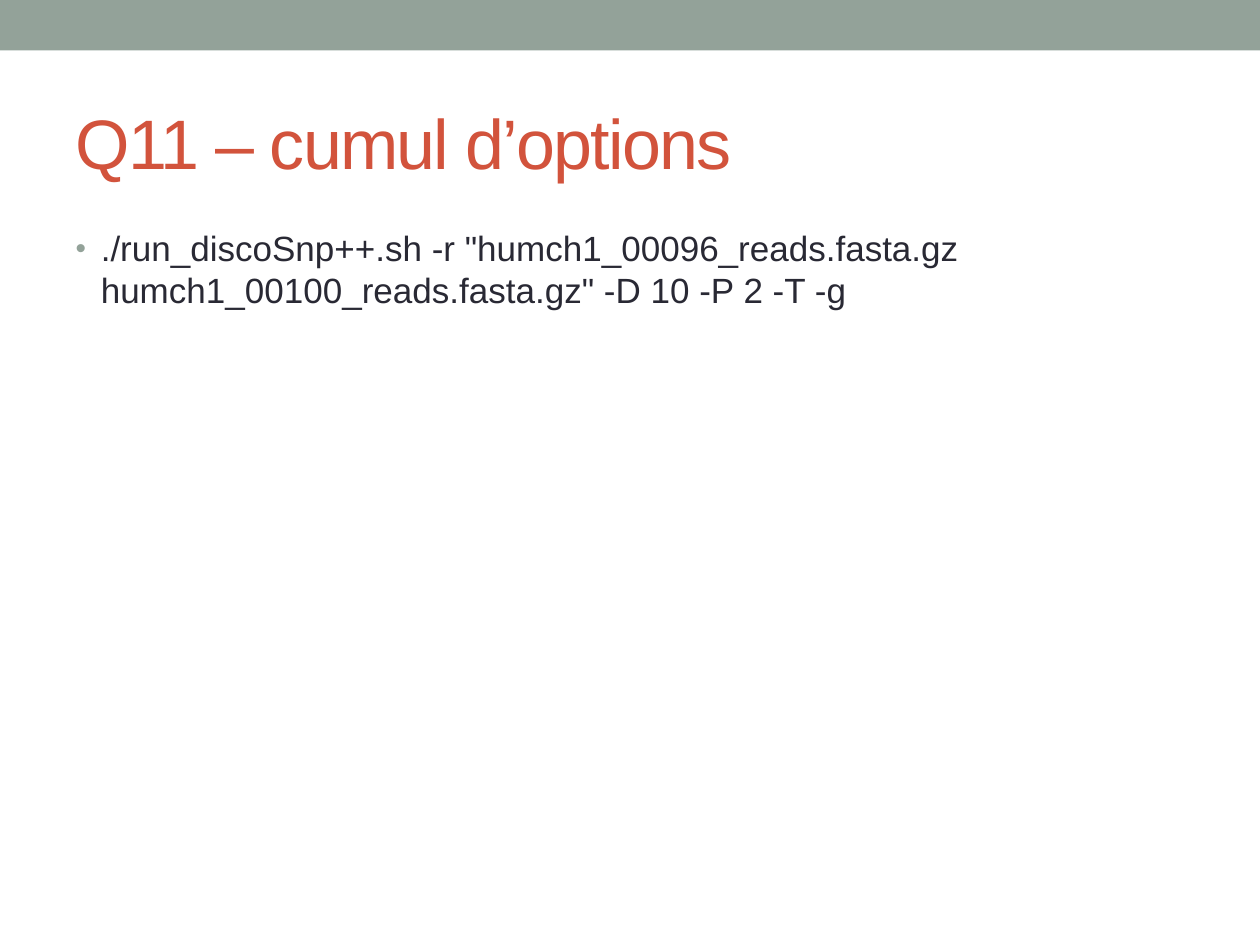
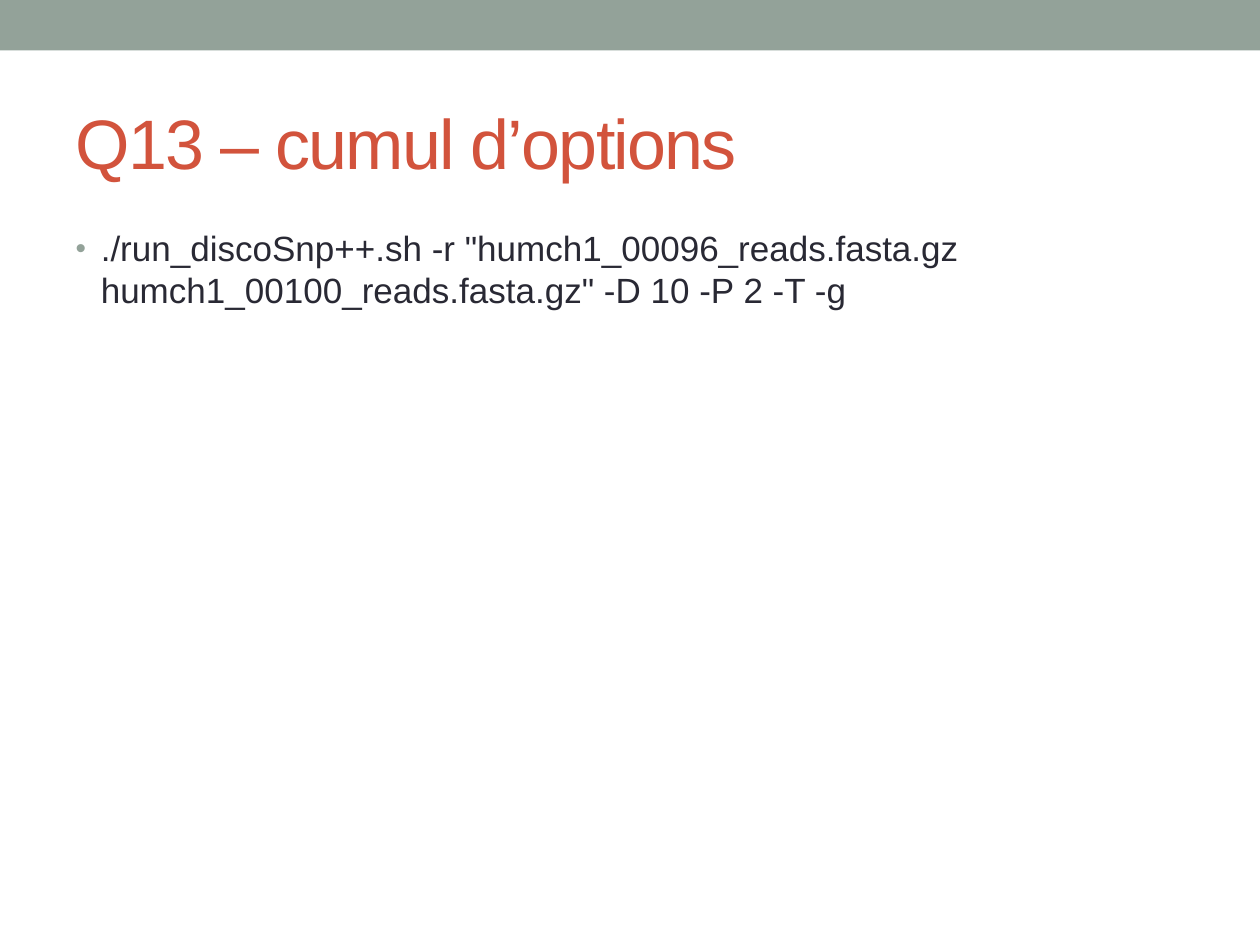
Before and after one commit to GATB/DiscoSnp, a slide deck: slide 8 of donot_release/formation_montpellier/TP_formation_colib'read.pptx. Drawn at 1260x945 pixels with LibreOffice and Linux fonts; fonts in the diff are those of the drawing. Boxes give left, top, right and bottom in pixels: in the first picture for what was removed or moved away, otherwise in the second. Text is boxed around its words. In the diff, an @@ line names an element or a change of style, - is before the commit and + after.

```diff
--- a/donot_release/formation_montpellier/TP_formation_colib'read.pptx
+++ b/donot_release/formation_montpellier/TP_formation_colib'read.pptx
@@ title at bbox=[76, 118, 737, 182]: text changed @@
-Q11 – cumul d’options
+Q13 – cumul d’options
```
Also in this commit, not shown: 14 other slides changed, 2 slides added, 1 slide removed, 6 other files.
